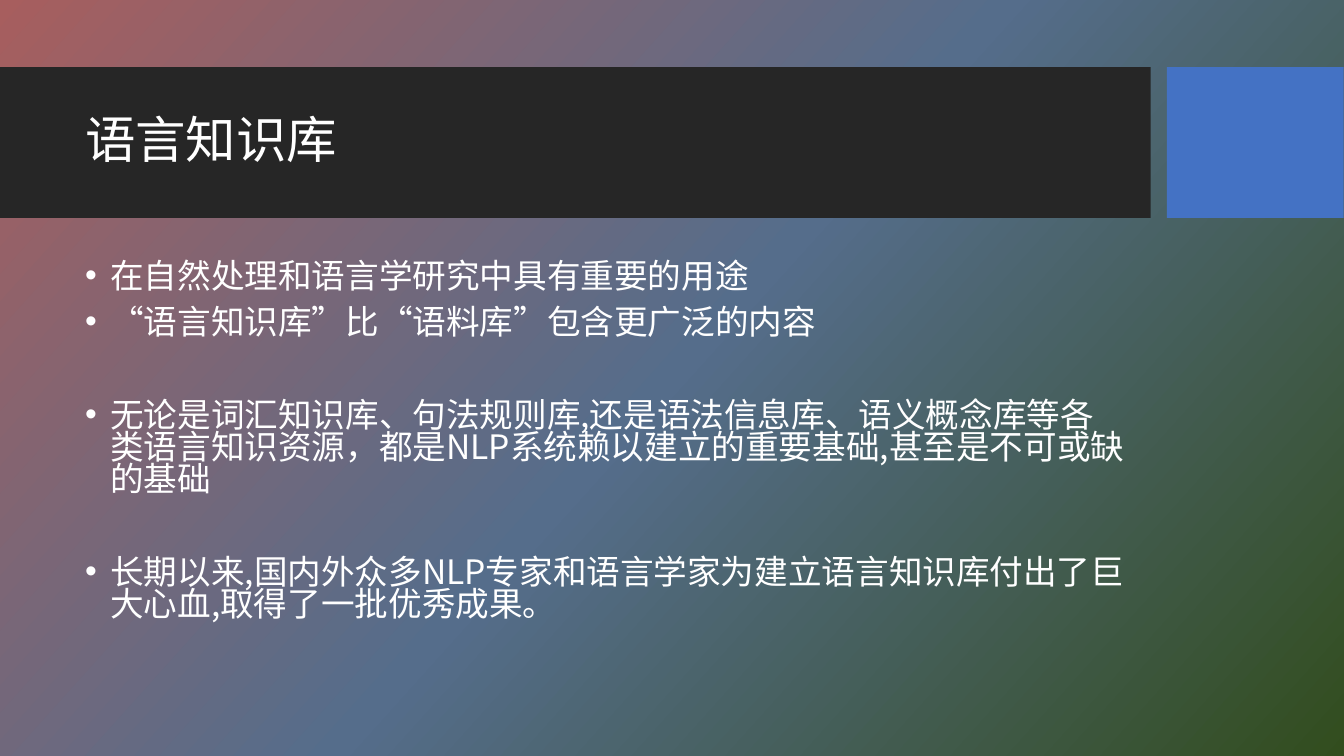
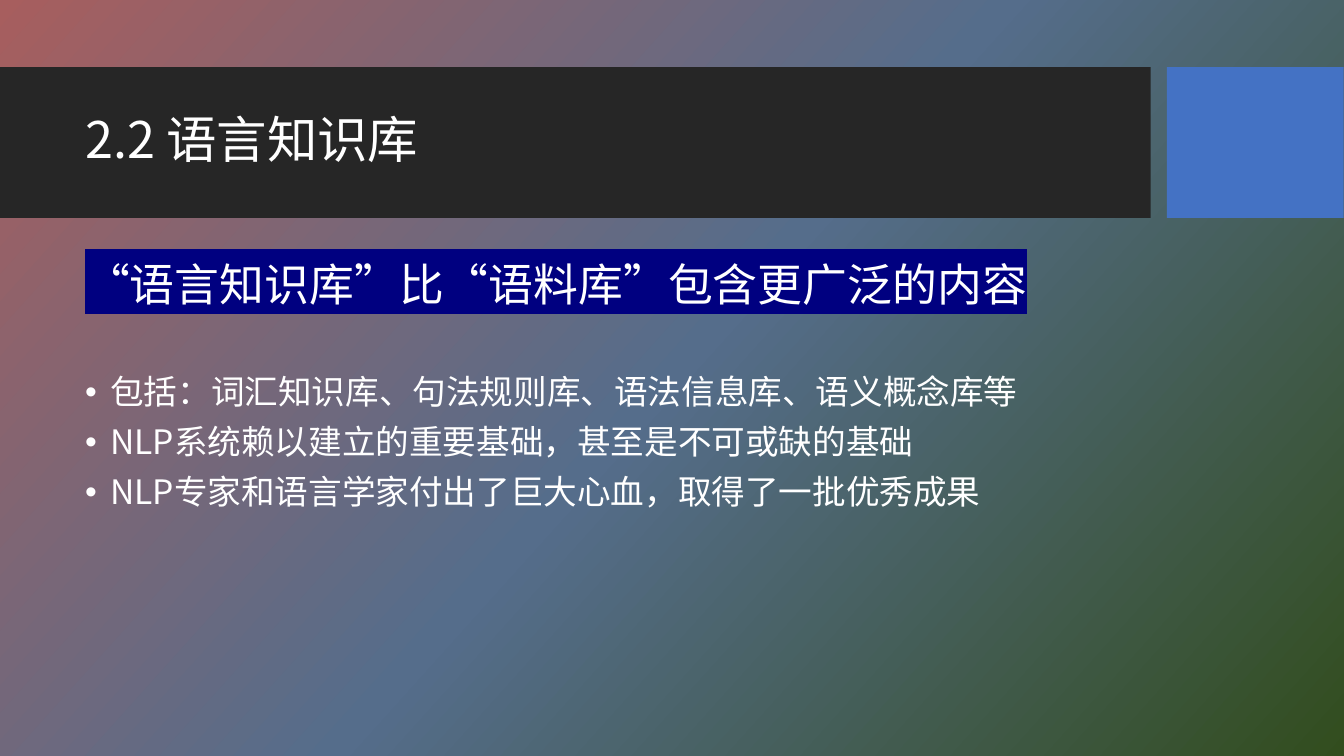
Before and after one commit to HBU/NLP_PPT, a slide deck: slide 16 of PPT-2020/ch02 语料库与词汇知识库.pptx. Drawn at 1344x756 pixels with LibreOffice and Linux fonts; fonts in the diff are those of the drawing; background and template pictures are left out. Boxes give left, top, right and bottom in pixels: in the first picture for what was removed or moved away, otherwise in the second. Text is boxed around its words. In the diff, an @@ line names an element or a change of style, - is before the commit and + after.

```diff
--- a/PPT-2020/ch02 语料库与词汇知识库.pptx
+++ b/PPT-2020/ch02 语料库与词汇知识库.pptx
@@ title at bbox=[85, 115, 418, 162]: text changed @@
-语言知识库
+2.2 语言知识库
@@ text at bbox=[85, 263, 1027, 305]: size 24 to 32 pt, highlight none to #000080 in "“语言知识库”比“语料库”包含更广泛的内容"; bullet • to none; line spacing 0.8 to 0.9 @@
@@ text at bbox=[110, 259, 748, 291]: paragraph removed @@
-• 在自然处理和语言学研究中具有重要的用途
@@ text at bbox=[110, 375, 1017, 508]: text changed @@
-• 无论是词汇知识库、句法规则库,还是语法信息库、语义概念库等各类语言知识资源，都是NLP系统赖以建立的重要基础,甚至是不可或缺的基础
-• 长期以来,国内外众多NLP专家和语言学家为建立语言知识库付出了巨大心血,取得了一批优秀成果。
+• 包括：词汇知识库、句法规则库、语法信息库、语义概念库等
+• NLP系统赖以建立的重要基础，甚至是不可或缺的基础
+• NLP专家和语言学家付出了巨大心血，取得了一批优秀成果
```
Also in this commit, not shown: 9 other slides changed, 2 slides added, 1 slide removed.
